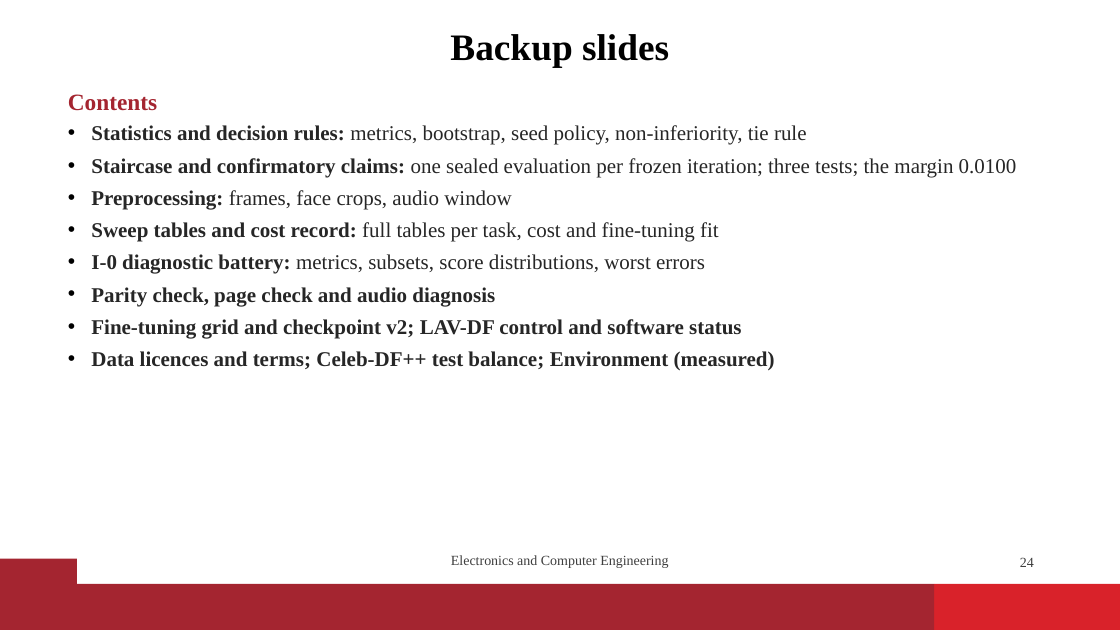
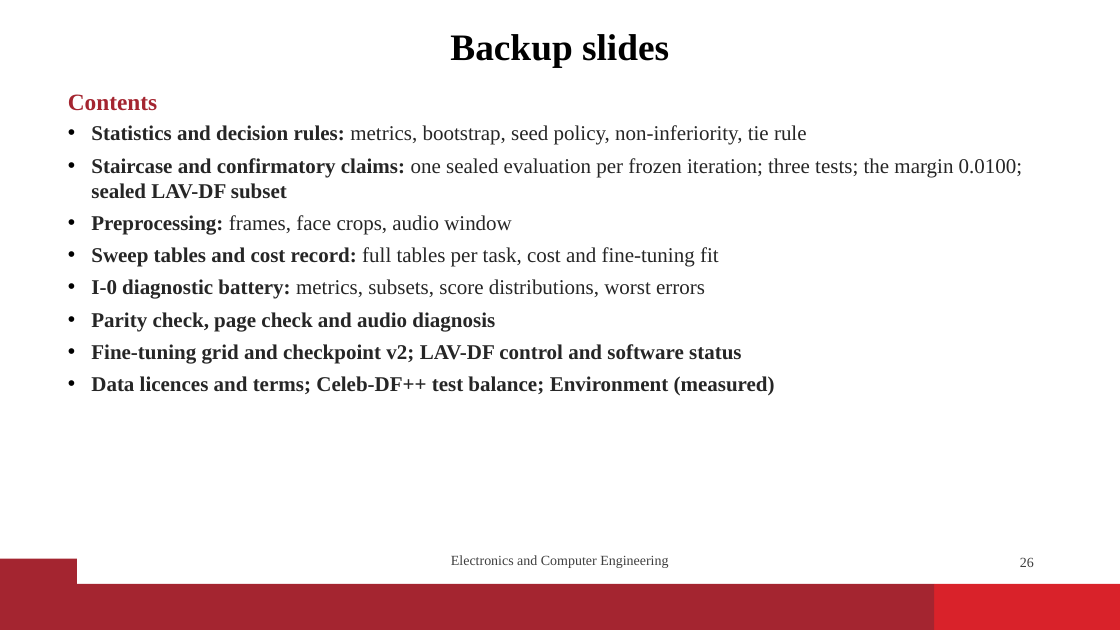
Before and after one commit to vaibhavshiroorkar/deepfake-detection, a slide deck: slide 26 of slides/DeepFake_Detection_Presentation.pptx (slide 24 before the commit). Drawn at 1120x630 pixels with LibreOffice and Linux fonts; fonts in the diff are those of the drawing; background and template pictures are left out. Boxes give left, top, right and bottom in pixels: in the first picture for what was removed or moved away, otherwise in the second. Text is boxed around its words. In the diff, an @@ line names an element or a change of style, - is before the commit and + after.

Commit message:
paper,report,slides: sealed results (T1 to T3, staircase, LAV-DF), pending cells filled; ladder figure I-8 row

```diff
--- a/slides/DeepFake_Detection_Presentation.pptx
+++ b/slides/DeepFake_Detection_Presentation.pptx
@@ text at box(91, 158, 1023, 199): text changed @@
-• Staircase and confirmatory claims: one sealed evaluation per frozen iteration; three tests; the margin 0.0100
+• Staircase and confirmatory claims: one sealed evaluation per frozen iteration; three tests; the margin 0.0100; sealed LAV-DF subset
@@ page number at box(1020, 557, 1034, 567): text changed @@
-24
+26
```
Also in this commit, not shown: 13 other slides changed, 3 slides added, 17 other files.
